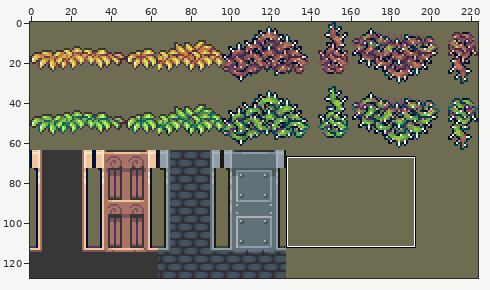
Edited in one commit: sprite sheet (images/tiles/decorations-foreground.png). The picture above shows the old version from afar; the outline marks the close-up.
Close-up. Before the commit:
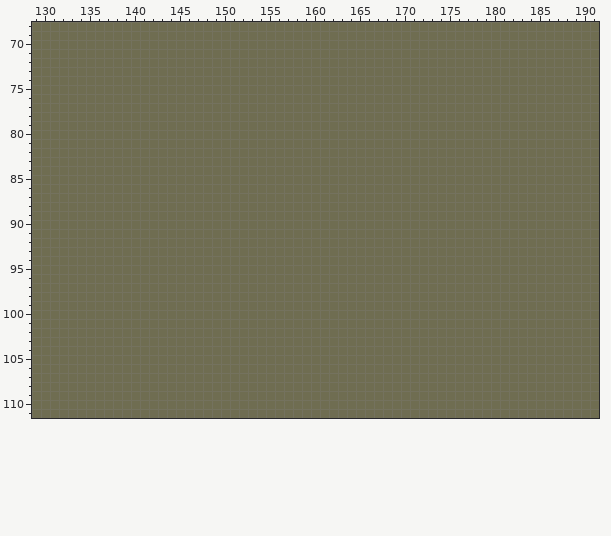
The file is 224x128 pixels. Colours within 5 levels of each other are drawn and written as one. Shown: x 129..191, y 68..111.
The same view after the edit:
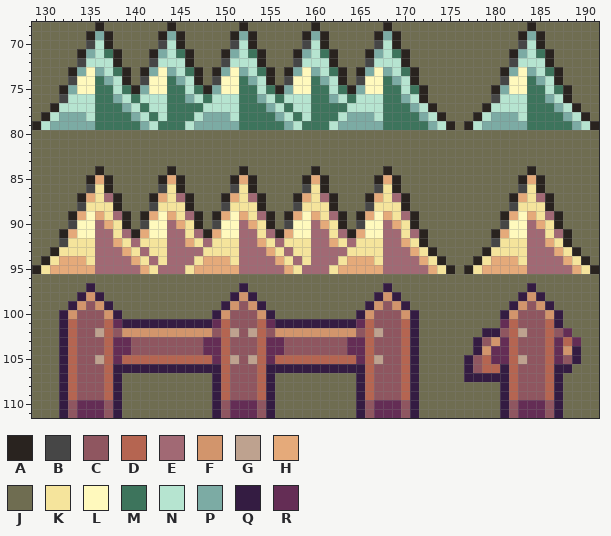
Palette (. is transparent): A #29231f  B #464646  C #8f5660  D #b56551  E #a16974  F #d2956c  G #bea28f  H #e5aa7a  J #6f6d51  K #f5e49c  L #fff9bd  M #3d745c  N #b6e4d0  P #7caba4  Q #341c42  R #642d55
Difference:
Changed rows in their new state; - is an unchanged pixel.
first column x 129:
 68 -------A-------A-------A-------A-------A---------------A-------
 69 ------APA-----APA-----APA-----APA-----APA-------------APA------
 70 ------BNA-----BNA-----BNA-----BNA-----BNA-------------BNA------
 71 -----APNMA---APNMA---APNMA---APNMA---APNMA-----------APNMA-----
 72 -----BNNNA---BNNNA---BNNNA---BNNNA---BNNNA-----------BNNNA-----
 73 ----APLPNMA-APLPNMA-APLPNMA-APLPNMA-APLPNMA---------APLPNMA----
 74 ----BLLMPNA-BLLMPNA-BLLMPNA-BLLMPNA-BLLMPNA---------BLLMPNA----
 75 ---APLLMMNMAPLLMMNMAPLLMMNMAPLLMMNMAPLLMMNMA-------APLLMMNMA---
 76 ---BNNNMMPNMNNNMMPNMNNNMMPNMNNNMMPNMNNNMMPNA-------BNNNMMPNA---
 77 --ANNNNMMMPNMNNMMMMNNNNMMMPNMNNMMMMNNNNMMMPNA-----ANNNNMMMPNA--
 78 -ANPPPNMMMMPNMNMMMNPPPNMMMMPNMNMMMNPPPNMMMMPNA---ANPPPNMMMMPNA-
 79 ANPPPPPMMMMMPNMMMNPPPPPMMMMMPNMMMNPPPPPMMMMMPNA-ANPPPPPMMMMMPNA
first column x 129:
 84 -------A-------A-------A-------A-------A---------------A-------
 85 ------AHA-----AHA-----AHA-----AHA-----AHA-------------AHA------
 86 ------BKA-----BKA-----BKA-----BKA-----BKA-------------BKA------
 87 -----AHKEA---AHKEA---AHKEA---AHKEA---AHKEA-----------AHKEA-----
 88 -----BKKKA---BKKKA---BKKKA---BKKKA---BKKKA-----------BKKKA-----
 89 ----AHLHKEA-AHLHKEA-AHLHKEA-AHLHKEA-AHLHKEA---------AHLHKEA----
 90 ----BLLEHKA-BLLEHKA-BLLEHKA-BLLEHKA-BLLEHKA---------BLLEHKA----
 91 ---AHLLEEKEAHLLEEKEAHLLEEKEAHLLEEKEAHLLEEKEA-------AHLLEEKEA---
 92 ---BKKKEEHKEKKKEEHKEKKKEEHKEKKKEEHKEKKKEEHKA-------BKKKEEHKA---
 93 --AKKKKEEEHKEKKEEEEKKKKEEEHKEKKEEEEKKKKEEEHKA-----AKKKKEEEHKA--
 94 -AKHHHKEEEEHKEKEEEKHHHKEEEEHKEKEEEKHHHKEEEEHKA---AKHHHKEEEEHKA-
 95 AKHHHHHEEEEEHKEEEKHHHHHEEEEEHKEEEKHHHHHEEEEEHKA-AKHHHHHEEEEEHKA
 97 ------Q----------------Q---------------Q---------------Q-------
 98 -----QFQ--------------QFQ-------------QFQ-------------QFQ------
 99 ----QFCFQ------------QFCFQ-----------QFCFQ-----------QFCFQ-----
100 ---QFCCCFQ----------QFCCCFQ---------QFCCCFQ---------QFCCCFQ----
101 ---QDCCCDRQQQQQQQQQQRDCCCDRQQQQQQQQQRDCCCDQ---------RDCCCDQ----
102 ---QDCCGDCFFFFFFFFFFCDGCGDCFFFFFFFFFCDGCCDQ-------QQCDGCCDCR---
103 ---QDCCCDRRCCCCCCCCRRDCCCDRRCCCCCCCRRDCCCDQ------QCFRDCCCDRDR--
104 ---QDCCCDRRCCCCCCCCRRDCCCDRRCCCCCCCRRDCCCDQ------QFRRDCCCDRFQ--
105 ---QDCCGDRDDDDDDDDDDRDGCGDRDDDDDDDDDRDGCCDQ-----QCDRRDGCCDRCQ--
106 ---QDCCCDQQQQQQQQQQQQDCCCDQQQQQQQQQQQDCCCDQ-----QCDDQDCCCDQQ---
107 ---QDCCCDQ----------QDCCCDQ---------QDCCCDQ-----QQQQQDCCCDQ----
108 ---QDCCCDQ----------QDCCCDQ---------QDCCCDQ---------QDCCCDQ----
109 ---QDCCCDQ----------QDCCCDQ---------QDCCCDQ---------QDCCCDQ----
110 ---QCRRRCQ----------QCRRRCQ---------QCRRRCQ---------QCRRRCQ----
111 ---QCRRRCQ----------QCRRRCQ---------QCRRRCQ---------QCRRRCQ----
Pixel boxes of the changes (left, top, right, bottom) in both close-ups:
changed: (32, 22, 599, 130)
changed: (32, 166, 599, 418)
